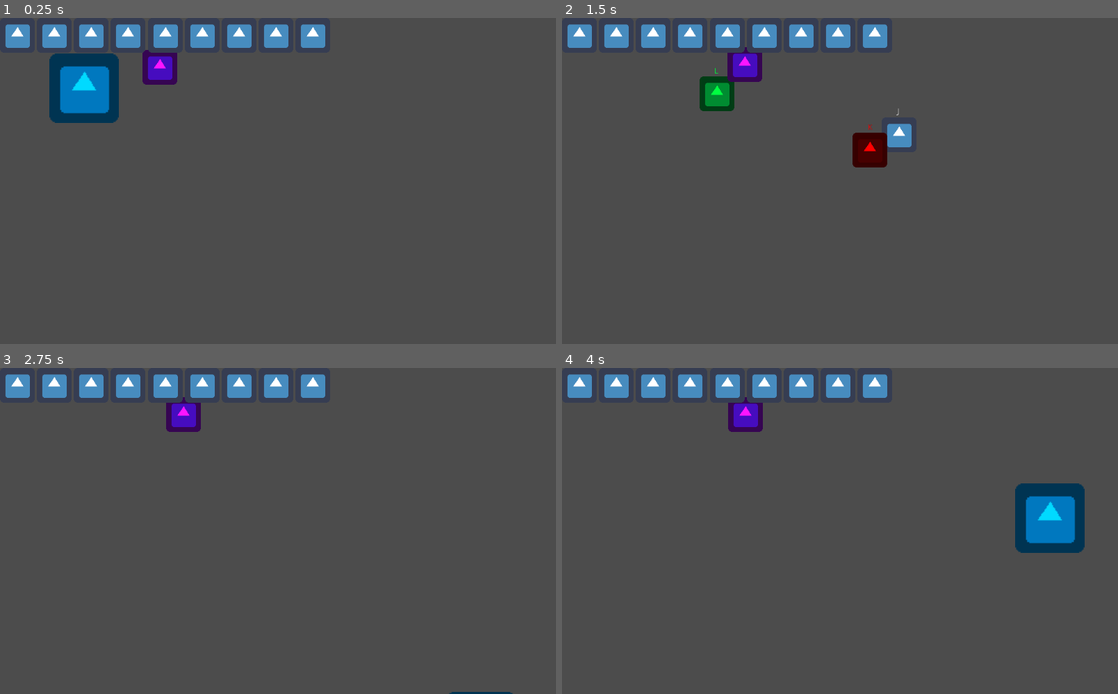
Above: before the commit, frames 1-4 (two rows, left to right).
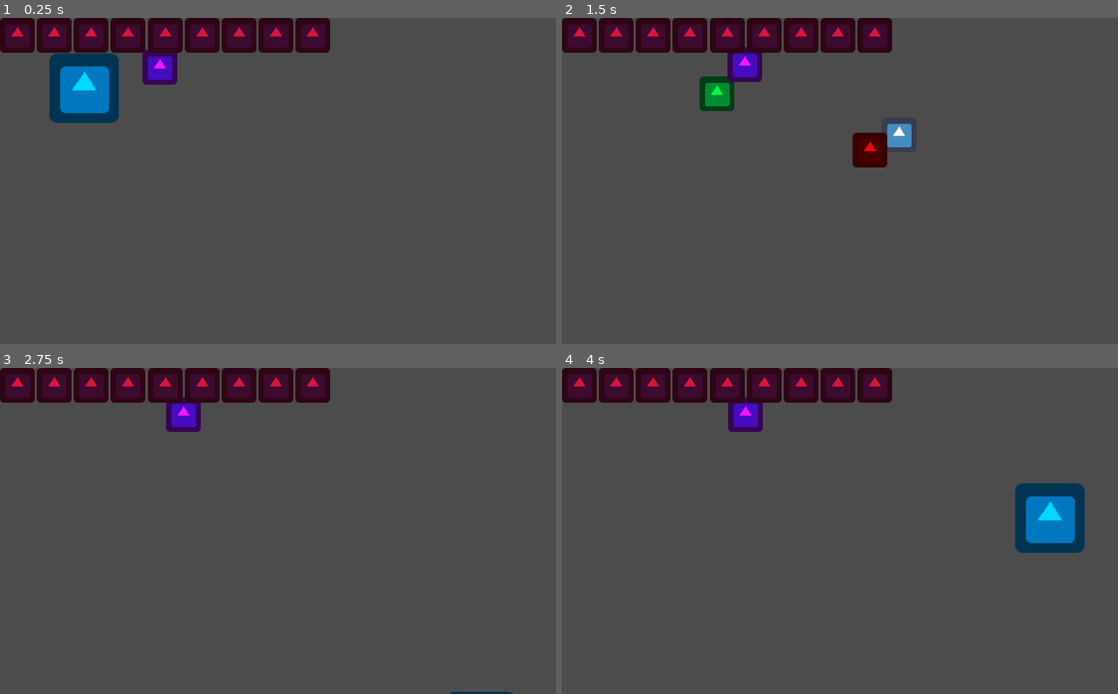
Above: after the commit, the same moments.

Repository: Phischermen/GMTK-JAM-2021
Game: Godot game, scene res://CerbusTest.tscn
Same seed, same stepped clock (60 frames per second), same inputs: the game is played once before the commit and once after it. The engine's default icon, where the game draws it, is replaced by a stand-in: a white triangle on a blue panel in a dark square.
Inputs:
- Up to frame 1 (0.25 s): no input
- Up to frame 2 (1.5 s): tap Enter at 0.5 s; hold D (move_right) 0.53-1.28 s; hold Space (join_together_or_break_apart) 0.53-1.28 s; hold S (move_down) from 1.28 s (still down); tap Space (join_together_or_break_apart) at 1.35 s
- Up to frame 3 (2.75 s): release S (move_down) at 2.03 s; hold D (move_right) from 2.03 s (still down); hold Space (join_together_or_break_apart) from 2.03 s (still down)
- Up to frame 4 (4 s): release D (move_right) at 2.78 s; release Space (join_together_or_break_apart) at 2.78 s; hold W (move_up) 2.78-3.53 s; tap Space (join_together_or_break_apart) at 2.85 s; hold A (move_left) from 3.53 s (still down); hold Space (join_together_or_break_apart) from 3.53 s (still down)

The runs differ from the first frame. In frame 1, 5.9% of the frame differs, in the area x 0-60%, y 0-11%; in frame 2, 5.9%, in the area x 0-61%, y 0-35%; in frame 3, 5.9%; in frame 4, 5.9%.
Error after the commit: Invalid get index 'action_to_enable_control' (on base: 'KinematicBody2D (jack.gd)'). (res://Actors/cerberus_manager.gd:34)

Commit message:
Changed the way we press keys to enable control for Cerberus

Diff:
--- a/SYNTHA-6/Actors/CerberusManager.tscn
+++ b/SYNTHA-6/Actors/CerberusManager.tscn
@@ -14,28 +14,30 @@
 
 [node name="Jack" parent="." instance=ExtResource( 4 )]
 script = ExtResource( 2 )
-action_to_disable_control = "jack_enable"
+control_always_enabled = false
+action_to_enable_control = "jack_enable"
 max_speed = 640.0
 max_converge_speed = 640.0
 
 [node name="Kahuna" parent="." instance=ExtResource( 4 )]
 modulate = Color( 1, 0, 0, 1 )
 script = ExtResource( 6 )
-action_to_disable_control = "kahuna_enable"
+control_always_enabled = false
+action_to_enable_control = "kahuna_enable"
 max_speed = 640.0
 max_converge_speed = 640.0
 
 [node name="Laguna" parent="." instance=ExtResource( 4 )]
 modulate = Color( 0, 1, 0.254902, 1 )
 script = ExtResource( 5 )
-action_to_disable_control = "laguna_enable"
+control_always_enabled = false
+action_to_enable_control = "laguna_enable"
 max_speed = 640.0
 max_converge_speed = 640.0
 
 [node name="Cerberus" parent="." instance=ExtResource( 4 )]
 modulate = Color( 0, 0.854902, 1, 1 )
 scale = Vector2( 2, 2 )
-needs_action_to_disable_control = false
 max_speed = 640.0
 push = 200
 
--- a/SYNTHA-6/Actors/cerberus_manager.gd
+++ b/SYNTHA-6/Actors/cerberus_manager.gd
@@ -30,7 +30,10 @@
 		remove_child(c)
 	for d in get_tree().get_nodes_in_group("Dog"):
 		d.connect("took_damage", self, "update_health")
-	pass # Replace with function body.
+	# Setup controls that disable cerbus
+	jack.actions_that_enable_control_for_other_dogs = [jack.action_to_enable_control, laguna.action_to_enable_control, kahuna.action_to_enable_control]
+	laguna.actions_that_enable_control_for_other_dogs = jack.actions_that_enable_control_for_other_dogs
+	kahuna.actions_that_enable_control_for_other_dogs = jack.actions_that_enable_control_for_other_dogs
 
 
 func _process(delta):
--- a/SYNTHA-6/HealthCounter.tscn
+++ b/SYNTHA-6/HealthCounter.tscn
@@ -19,6 +19,7 @@
 }
 
 [node name="Heart1" type="TextureRect" parent="HBoxContainer"]
+modulate = Color( 0.86, 0.08, 0.24, 1 )
 margin_right = 64.0
 margin_bottom = 64.0
 texture = ExtResource( 1 )
